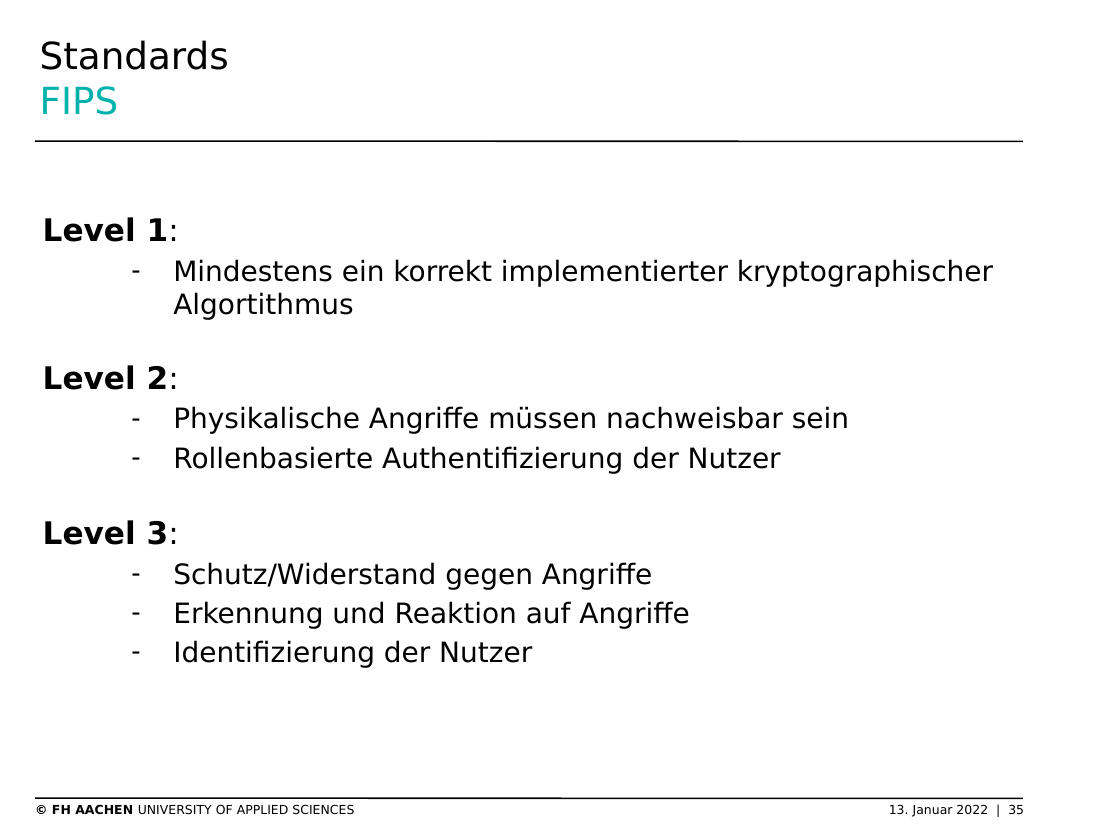
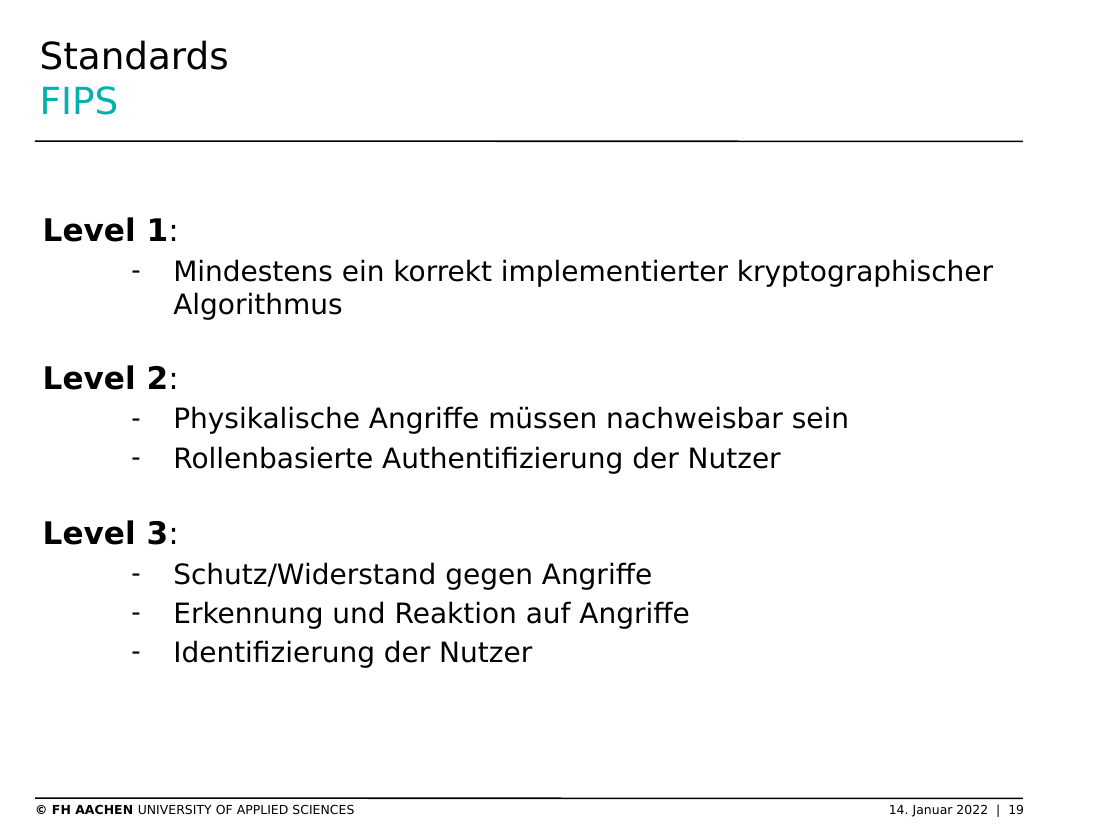
Before and after one commit to SchmickHub/Bachmann---Dahlhaus, a slide deck: slide 19 of HSM FOLIEN_neu.pptx (slide 35 before the commit). Drawn at 1120x840 pixels with LibreOffice and Linux fonts; fonts in the diff are those of the drawing; background and template pictures are left out. Boxes give left, top, right and bottom in pixels: in the first picture for what was removed or moved away, otherwise in the second. Text is boxed around its words. In the diff, an @@ line names an element or a change of style, - is before the commit and + after.

```diff
--- a/HSM FOLIEN_neu.pptx
+++ b/HSM FOLIEN_neu.pptx
@@ text at [173, 259, 993, 320]: text changed @@
-    – Mindestens ein korrekt implementierter kryptographischer Algortithmus
+    – Mindestens ein korrekt implementierter kryptographischer Algorithmus
@@ text at [52, 804, 1024, 817]: text changed @@
-© FH AACHEN UNIVERSITY OF APPLIED SCIENCES 13. Januar 2022 | 35
+© FH AACHEN UNIVERSITY OF APPLIED SCIENCES 14. Januar 2022 | 19
```
Also in this commit, not shown: 4 other slides changed, 16 slides removed, 1 other file.
